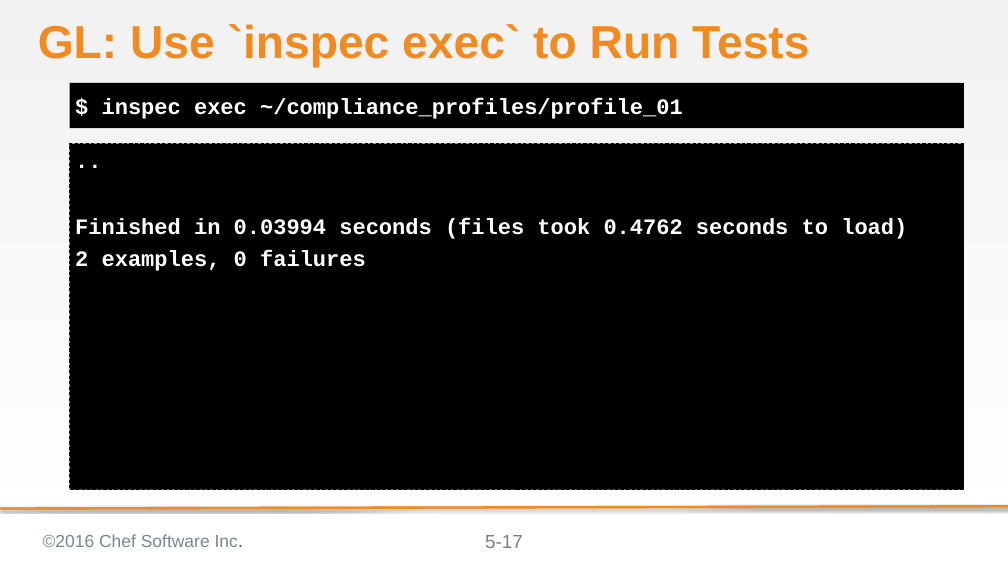
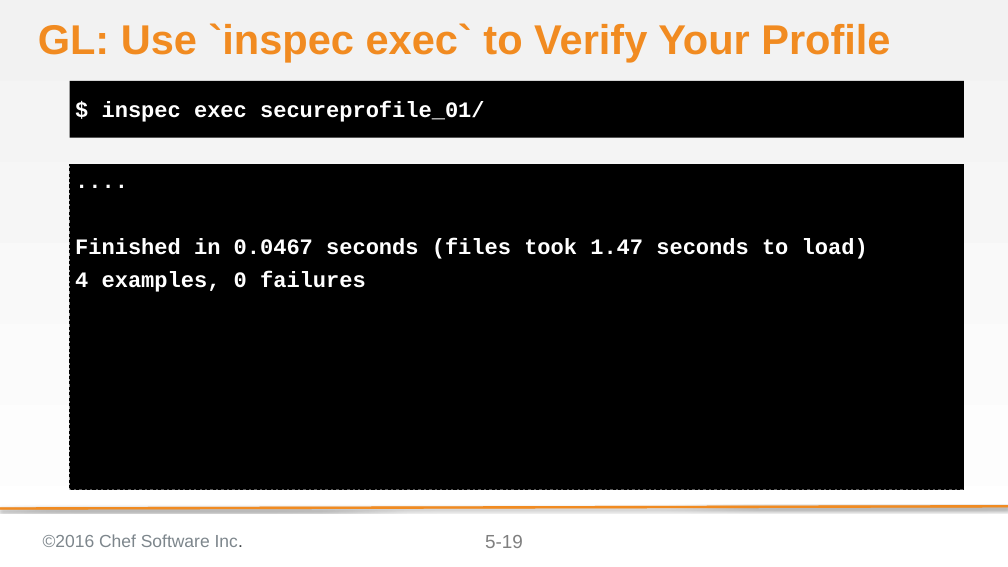
Before and after one commit to bchamby/chef-compliance-installation-configuration-operation, a slide deck: slide 19 of 05-creating-custom-profiles.pptx (slide 17 before the commit). Drawn at 1008x567 pixels with LibreOffice and Linux fonts; fonts in the diff are those of the drawing; background and template pictures are left out. Boxes give left, top, right and bottom in pixels: in the first picture for what was removed or moved away, otherwise in the second. Text is boxed around its words. In the diff, an @@ line names an element or a change of style, - is before the commit and + after.

Commit message:
Rewrote 05-creating-custom-profiles to suppoet inspec 0.14.2. Still need to add the new profile upload procedure

```diff
--- a/05-creating-custom-profiles.pptx
+++ b/05-creating-custom-profiles.pptx
@@ title at box(38, 23, 890, 62): text changed; size 58.7 to 52.8 pt @@
-GL: Use `inspec exec` to Run Tests
+GL: Use `inspec exec` to Verify Your Profile
@@ text "$ inspec exec secureprofile_01/": place and size @@
-text "$ inspec exec secureprofile_01/" at box(70, 83, 964, 128)
+text "$ inspec exec secureprofile_01/" at box(70, 81, 964, 138)
@@ text at box(102, 102, 485, 122): text changed @@
-$ inspec exec ~/compliance_profiles/profile_01
+$ inspec exec secureprofile_01/
@@ text "....": place and size @@
-text "...." at box(70, 143, 964, 489)
+text "...." at box(70, 164, 964, 489)
@@ text at box(75, 238, 868, 292): text changed @@
-..
-Finished in 0.03994 seconds (files took 0.4762 seconds to load)
-2 examples, 0 failures
+....
+Finished in 0.0467 seconds (files took 1.47 seconds to load)
+4 examples, 0 failures
@@ page number at box(485, 535, 523, 548): text changed @@
-5-17
+5-19
```
Also in this commit, not shown: 3 other slides changed, 16 slides added, 21 slides removed.
